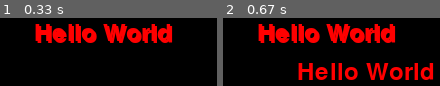
Above: before the commit, frames 1-2 (left to right).
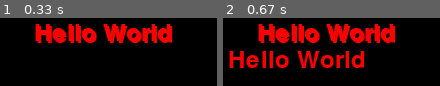
Above: after the commit, the same moments.

Repository: dangodangazu/pygame-ce-stuff
Game: pygame game, started from dummy/blitting_text.py
Same seed, same stepped clock (60 frames per second), same inputs: the game is played once before the commit and once after it.
Inputs (mouse positions are in pixels of both pictures, inside the frame that each line leads up to):
- Up to frame 1 (0.33 s): no input
- Up to frame 2 (0.67 s): move the mouse to (296, 60) at 0.37 s

Frame 1 is identical in both runs. In frame 2, 16% of the frame differs, in the area x 2-97%, y 48-92%.

Commit message:
Update blitting_text.py

Diff:
--- a/dummy/blitting_text.py
+++ b/dummy/blitting_text.py
@@ -1,5 +1,7 @@
+# this is an example in how to display some text on your pygame program
+
 import pygame
-from pygame.locals import *
+from pygame.locals import QUIT, MOUSEMOTION
 
 pygame.init()
 
@@ -11,6 +13,8 @@
 font = pygame.font.SysFont('Console',36) # or use a SysFont instead (Arial, Times New Roman, Century, Console, etc)
 
 text = font.render('Hello World', True, 'red') #rendering the text we want
+
+text_rect = text.get_rect()
 
 # setting a transparency, the lower the value is the more transparent, max value you can pass is 255, but 255 just means
 # it does not have transparency at all, modifying this value too low, sometimes make fonts look weird
@@ -25,8 +29,9 @@
 
     # filling the screen in a black color
     screen.fill('black')
-    if event.type == pygame.MOUSEMOTION:
-        screen.blit(text, event.pos)
+    if event.type == MOUSEMOTION:
+        text_rect.center = event.pos #sets the center of yout text to the postion of your mouse pos
+        screen.blit(text, text_rect)
     screen.blit(text, (width // 2 - text.get_width() // 2, height // 2 - text.get_height() // 2)) #blitting the text on the center of the screen
     screen.blit(text, (width // 2 - text.get_width() // 2+2, height // 2 - text.get_height() // 2+2)) #blitting again in almost the same position to get a "3d effect"
     pygame.display.flip()
